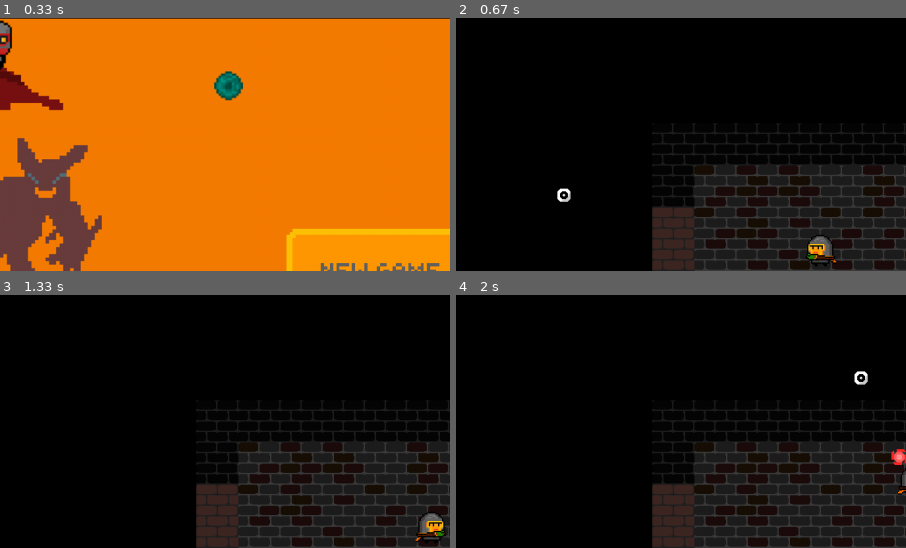
Above: before the commit, frames 1-4 (two rows, left to right).
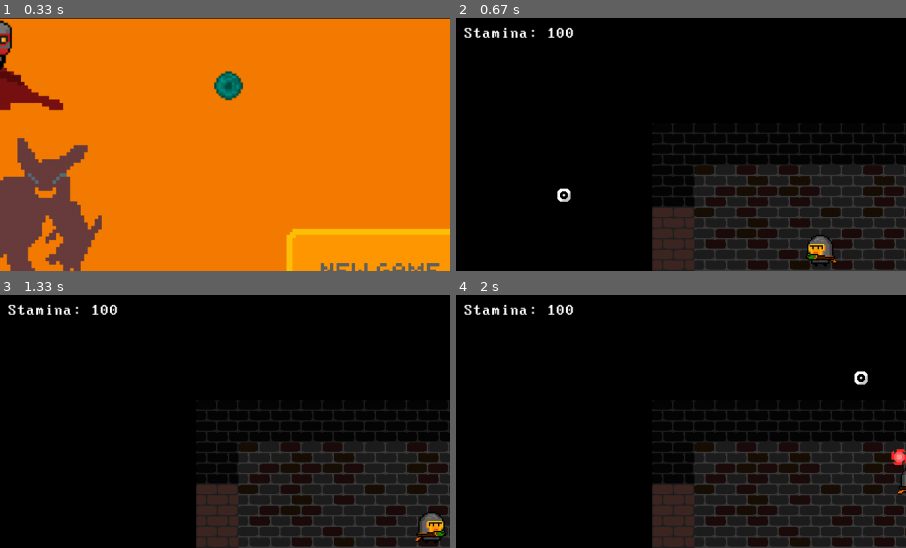
Above: after the commit, the same moments.

Repository: VladislavTuzov/PyGame
Game: pygame game, started from main.pyw
Two runs of this game, one before a commit and one after it. Both use one fixed random seed, a clock stepped at 60 frames per second and the inputs below.
Inputs (mouse positions are % of the whole screen's width and height, from its top left):
- Up to frame 1 (0.33 s): no input
- Up to frame 2 (0.67 s): press the mouse at (50, 50) at 0.37 s; move the mouse to (34, 42) at 0.47 s; release the mouse at (19, 35) at 0.6 s
- Up to frame 3 (1.33 s): tap Shift at 0.67 s; hold Right from 1 s (still down); move the mouse to (87, 85) at 1.03 s
- Up to frame 4 (2 s): release Right at 1.47 s; hold Up 1.5-1.8 s; move the mouse to (62, 59) at 1.53 s; click (52, 16) at 1.88 s
The pictures show only the part of the screen within x 7-57%, y 0-50%; the shares and areas given below are measured in that part.

Frame 1 is identical in both runs. In frame 2, 0.5% of the frame differs, in the area x 1-26%, y 3-8%; in frame 3, 0.5%; in frame 4, 0.5%.

Commit message:
add hero stamina

Diff:
--- a/classes/heroes.py
+++ b/classes/heroes.py
@@ -22,6 +22,7 @@
 
         # gameplay attributes
         self.hp = hp
+        self.stamina = 100
         self.protection = protection
         self.weapons = WeaponSlots(weapon_limit)
 
@@ -67,9 +68,17 @@
         self.right_frames.rotate()
         self.image = self.currect_frames[0]
 
-    def move(self, walls):
-        x = self.rect.centerx + self.direction[0] * self.speed
-        y = self.rect.centery + self.direction[1] * self.speed
+    def move(self, walls, is_acceleration):
+        if is_acceleration and self.stamina > 0:
+            speed_coeff = 1 + self.stamina / 200
+            self.stamina -= 50 / FPS
+        else:
+            speed_coeff = 1
+            if self.stamina < 100:
+                self.stamina += 25 / FPS
+
+        x = self.rect.centerx + self.direction[0] * self.speed * speed_coeff
+        y = self.rect.centery + self.direction[1] * self.speed * speed_coeff
 
         prev_center = self.rect.center
         self.rect.centerx = x
--- a/gameplay.py
+++ b/gameplay.py
@@ -59,6 +59,7 @@
     enemies_bullets = helpers.EnemiesBullets()
 
     mouse_pressed = False
+    is_acceleration = False
     running = True
     while running:
 
@@ -73,6 +74,8 @@
                     hero.change_direction(x_shift, y_shift)
                 elif event.key == helpers.WEAPON_SCROLL:
                     hero.scroll()
+                elif event.key == helpers.ACCELERATION:
+                    is_acceleration = True
                 elif event.key == helpers.INTERACTION:
                     try:
                         room.other_sprites.interact(hero)
@@ -85,6 +88,8 @@
                 if event.key in helpers.MOVEMENT_KEYS:
                     x_shift, y_shift = handle_movement(event)
                     hero.change_direction(-x_shift, -y_shift)
+                elif event.key == helpers.ACCELERATION:
+                    is_acceleration = False
 
             elif event.type == pygame.MOUSEBUTTONDOWN:
                 mouse_pressed = True
@@ -107,7 +112,7 @@
         room.other_sprites.update()
         room.other_sprites.draw(screen)
 
-        hero.move(room.walls)
+        hero.move(room.walls, is_acceleration)
         hero.update_image()
         screen.blit(hero.image, hero.rect)
         screen.blit(hero.weapon.image, hero.weapon.rect)
@@ -147,7 +152,8 @@
 
 
 def blit_bar(screen, font, hero):
-    surface = _render_text(font, f"HP: {hero.hp}")
+    surface = _render_text(
+        font, f"HP: {hero.hp}  Stamina: {round(hero.stamina)}")
     screen.blit(surface, BAR_TOPLEFT_POS)
 
 
--- a/helpers.py
+++ b/helpers.py
@@ -29,6 +29,7 @@
 
 WEAPON_SCROLL = pygame.K_TAB
 INTERACTION   = pygame.K_SPACE
+ACCELERATION  = pygame.K_LSHIFT
 
 # ROOM GENERATION
 
